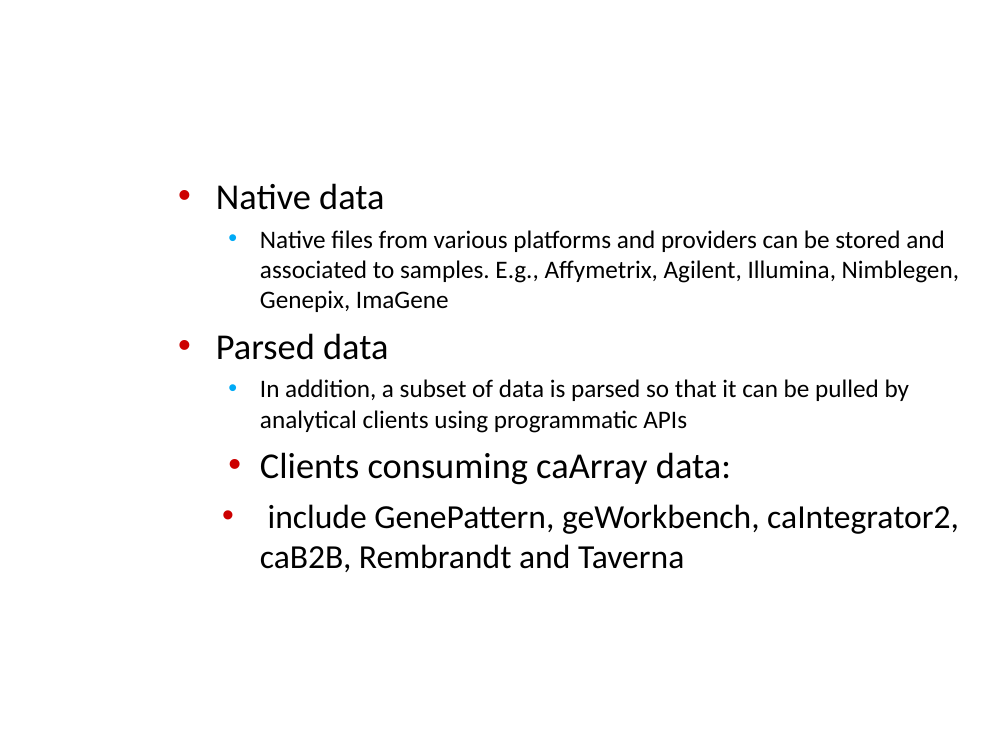
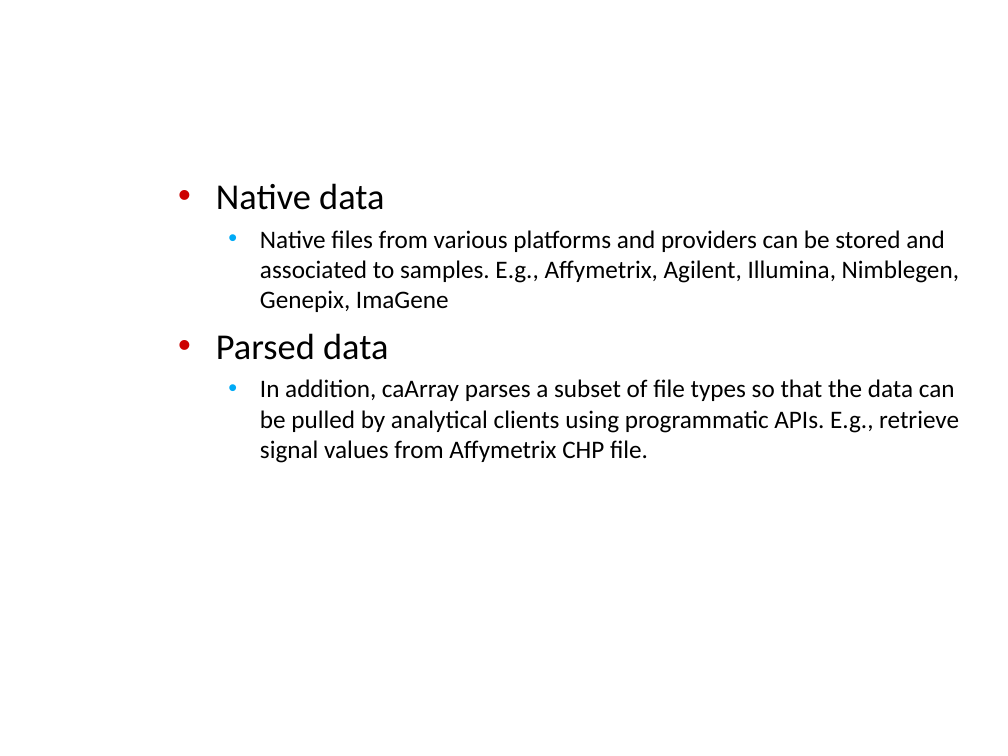
Before and after one commit to NCIP/caarray-docs, a slide deck: slide 5 of project_management/open_meetings/ICR_WS_Meeting_2010_08_11.ppt. Drawn at 1008x756 pixels with LibreOffice and Linux fonts; fonts in the diff are those of the drawing; background and template pictures are left out. Boxes give left, top, right and bottom in pixels: in the first picture for what was removed or moved away, otherwise in the second. Text is boxed around its words. In the diff, an @@ line names an element or a change of style, - is before the commit and + after.

```diff
--- a/project_management/open_meetings/ICR_WS_Meeting_2010_08_11.ppt
+++ b/project_management/open_meetings/ICR_WS_Meeting_2010_08_11.ppt
@@ text at <box>260,379,959,463</box>: text changed @@
-  • In addition, a subset of data is parsed so that it can be pulled by analytical clients using programmatic APIs
-  • Clients consuming caArray data:
-    • include GenePattern, geWorkbench, caIntegrator2, caB2B, Rembrandt and Taverna
+  • In addition, caArray parses a subset of file types so that the data can be pulled by analytical clients using programmatic APIs. E.g., retrieve signal values from Affymetrix CHP file.
```
Also in this commit, not shown: 5 other slides changed, 1 slide added.
